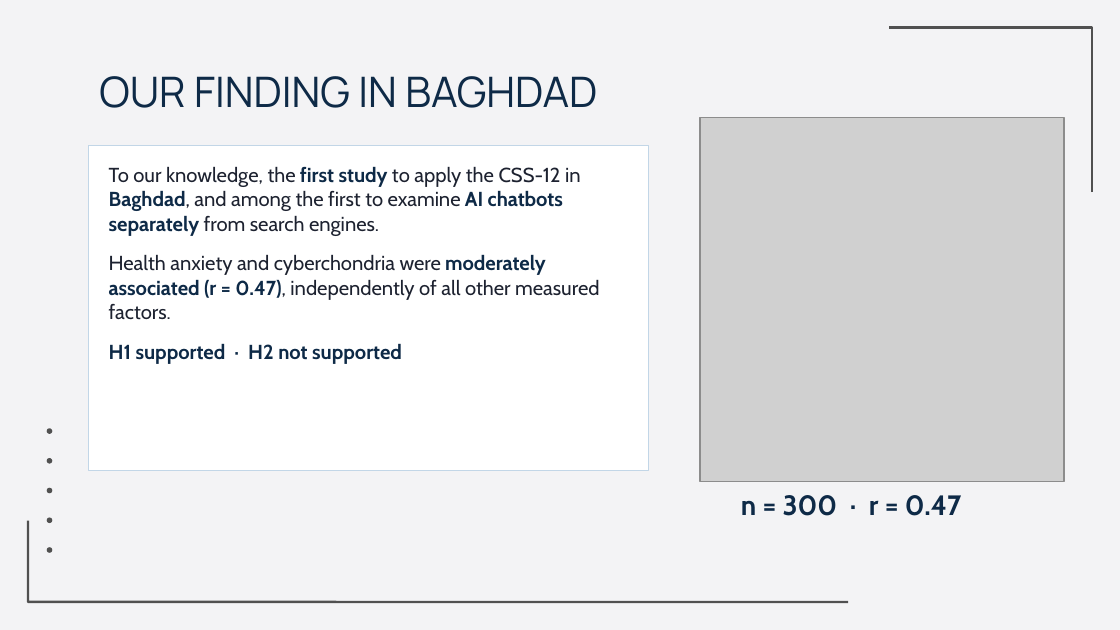
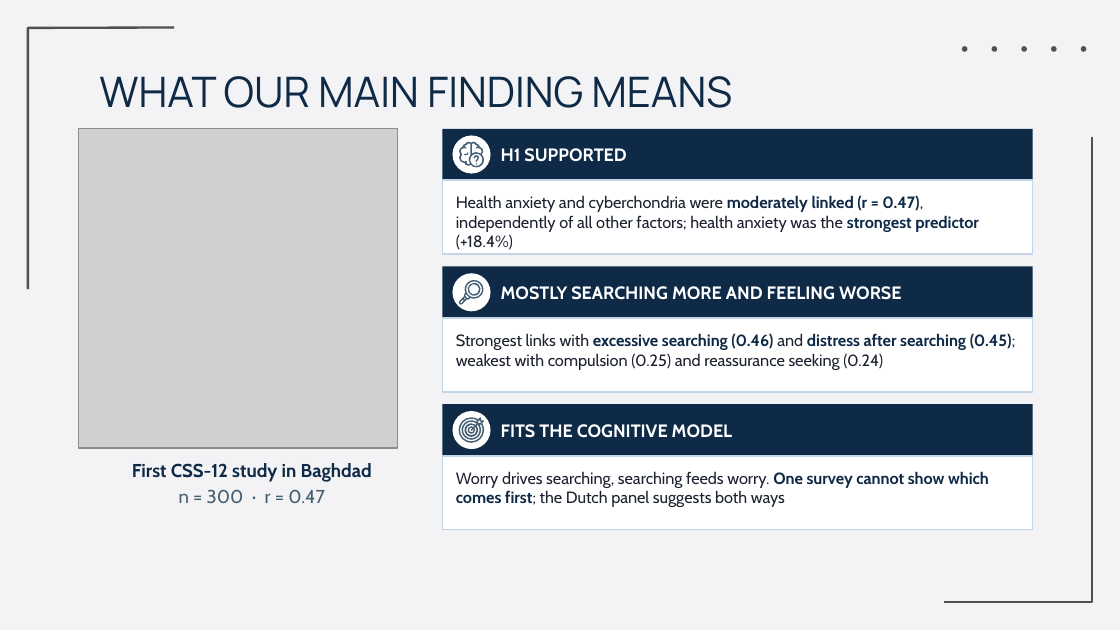
Before and after one commit to Yaseen279/History-Exam, a slide deck: slide 21 of research/output/study/slides/Defence_Final.pptx. Drawn at 1120x630 pixels with LibreOffice and Linux fonts; fonts in the diff are those of the drawing; grey boxes stand for pictures; background and template pictures are left out. Boxes give left, top, right and bottom in pixels: in the first picture for what was removed or moved away, otherwise in the second. Text is boxed around its words. In the diff, an @@ line names an element or a change of style, - is before the commit and + after.

```diff
--- a/research/output/study/slides/Defence_Final.pptx
+++ b/research/output/study/slides/Defence_Final.pptx
@@ freeform shape added at <box>28,28,175,290</box>, outline #505050 1.5 pt @@
@@ freeform shape removed at <box>889,28,1092,193</box> @@
@@ mirrored; rotation 90 to 180 degrees in 5 elements at <box>1081,46,1086,52</box>, <box>1021,46,1027,52</box>, <box>991,46,997,52</box>, <box>962,46,968,52</box>, <box>1051,46,1056,52</box> @@
@@ title at <box>99,76,732,108</box>: text changed @@
-OUR FINDING IN BAGHDAD
+WHAT OUR MAIN FINDING MEANS
@@ picture removed at <box>700,118,1064,482</box> @@
@@ picture added at <box>78,129,398,448</box> @@
@@ rectangle removed at <box>88,146,648,470</box> @@
@@ rectangle added at <box>442,129,1033,180</box>, fill #0E2A47, 11.5 pt, text #FFFFFF, bold @@
+H1 SUPPORTED
@@ ellipse added at <box>452,136,491,174</box>, fill #FFFFFF @@
@@ freeform shape added at <box>944,137,1092,601</box>, outline #505050 1.5 pt @@
@@ group added at <box>459,141,484,167</box>: 4 freeform shapes @@
@@ rectangle added at <box>442,180,1033,254</box>, fill #FFFFFF, outline #C2D6E7 1 pt @@
@@ text added at <box>456,195,979,250</box>, 10.5 pt, text #1D2230 @@
+Health anxiety and cyberchondria were moderately linked (r = 0.47), independently of all other factors; health anxiety was the strongest predictor (+18.4%)
@@ rectangle added at <box>442,267,1033,318</box>, fill #0E2A47, 11.5 pt, text #FFFFFF, bold @@
+MOSTLY SEARCHING MORE AND FEELING WORSE
@@ ellipse added at <box>452,273,491,311</box>, fill #FFFFFF @@
@@ freeform shape added at <box>458,280,484,305</box>, fill #445F73 @@
@@ freeform shape added at <box>467,283,482,297</box>, fill #445F73 @@
@@ rectangle added at <box>442,318,1033,392</box>, fill #FFFFFF, outline #C2D6E7 1 pt @@
@@ text added at <box>456,333,1016,370</box>, 10.5 pt, text #1D2230 @@
+Strongest links with excessive searching (0.46) and distress after searching (0.45); weakest with compulsion (0.25) and reassurance seeking (0.24)
@@ rectangle added at <box>442,404,1033,456</box>, fill #0E2A47, 11.5 pt, text #FFFFFF, bold @@
+FITS THE COGNITIVE MODEL
@@ ellipse added at <box>452,411,491,449</box>, fill #FFFFFF @@
@@ freeform shape added at <box>458,418,484,444</box>, fill #445F73 @@
@@ text at <box>132,463,372,503</box>: text changed; size 13 to 12 pt; text colour #1D2230 to #0E2A47; bold on @@
-To our knowledge, the first study to apply the CSS-12 in Baghdad, and among the first to examine AI chatbots separately from search engines.
-Health anxiety and cyberchondria were moderately associated (r = 0.47), independently of all other measured factors.
-H1 supported · H2 not supported
+First CSS-12 study in Baghdad
+n = 300 · r = 0.47
@@ rectangle added at <box>442,456,1033,530</box>, fill #FFFFFF, outline #C2D6E7 1 pt @@
@@ text added at <box>456,471,989,507</box>, 10.5 pt, text #1D2230 @@
+Worry drives searching, searching feeds worry. One survey cannot show which comes first; the Dutch panel suggests both ways
@@ text removed at <box>741,495,961,516</box> @@
-n = 300 · r = 0.47
@@ freeform shape removed at <box>28,521,848,603</box> @@
```
Also in this commit, not shown: 12 other slides changed, 1 slide added, 4 other files.
